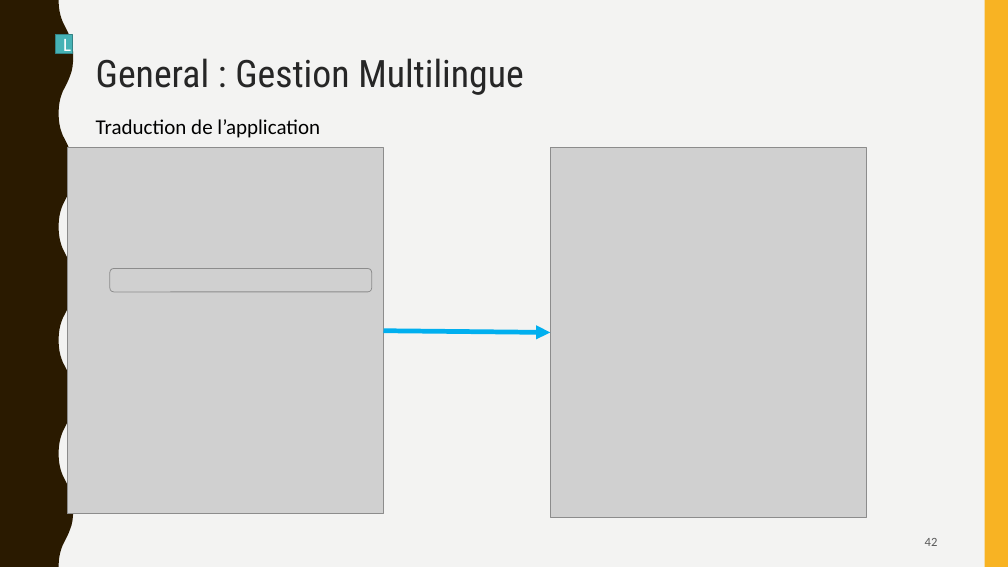
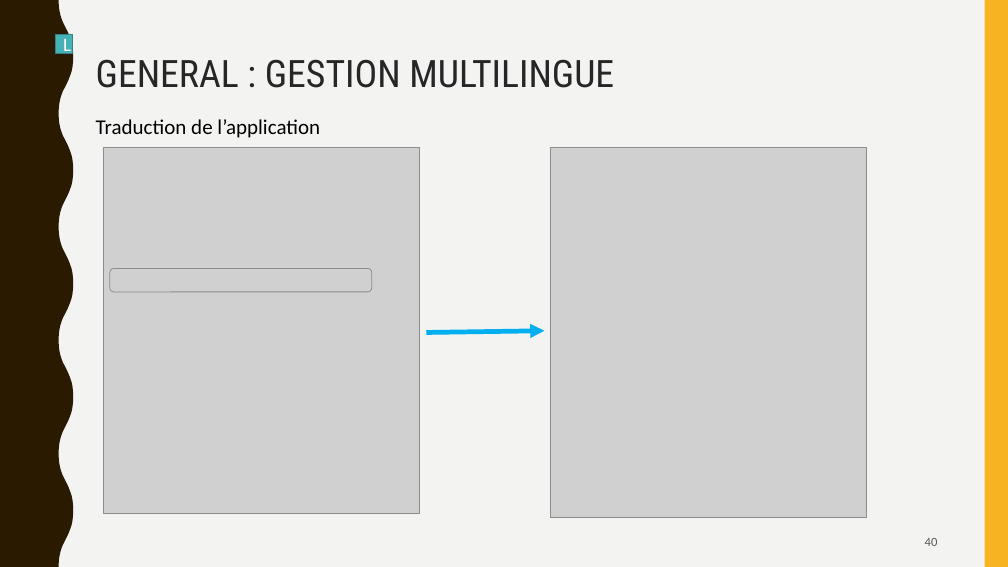
Before and after one commit to aiekick/ProjectStationMeteo, a slide deck: slide 40 of doc/StationMeteo_Soutenance_Stephane.pptx (slide 42 before the commit). Drawn at 1008x567 pixels with LibreOffice and Linux fonts; fonts in the diff are those of the drawing; grey boxes stand for pictures. Boxes give left, top, right and bottom in pixels: in the first picture for what was removed or moved away, otherwise in the second. Text is boxed around its words. In the diff, an @@ line names an element or a change of style, - is before the commit and + after.

```diff
--- a/doc/StationMeteo_Soutenance_Stephane.pptx
+++ b/doc/StationMeteo_Soutenance_Stephane.pptx
@@ text at [96, 59, 614, 88]: text changed @@
-General : Gestion Multilingue
+GENERAL : GESTION MULTILINGUE
@@ picture: place and size @@
-picture at [68, 147, 384, 513]
+picture at [104, 147, 420, 513]
@@ arrow moved from (383, 331) - (551, 333) to (426, 333) - (544, 331) @@
@@ page number at [925, 538, 938, 546]: text changed @@
-42
+40
```
Also in this commit, not shown: 16 other slides changed, 2 slides added, 3 slides removed.
